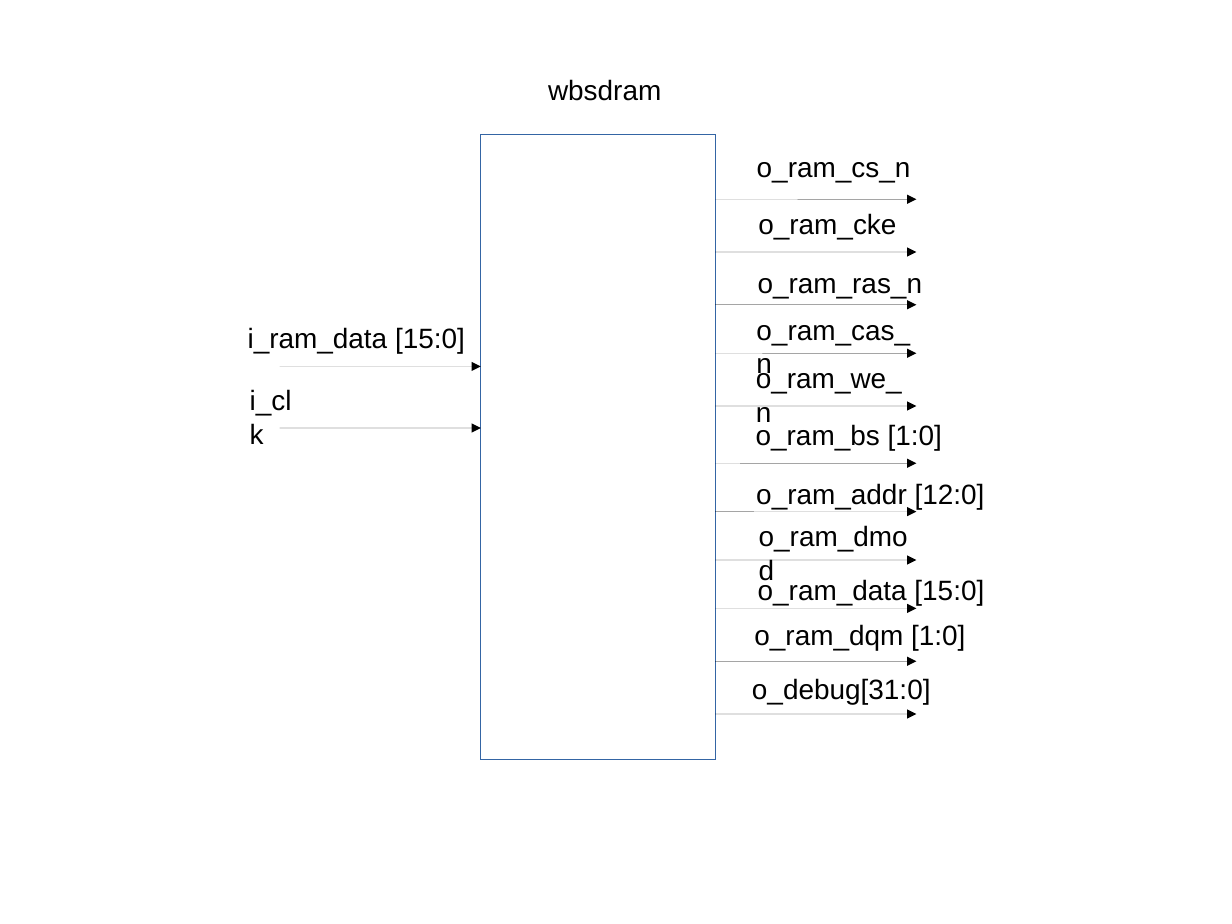
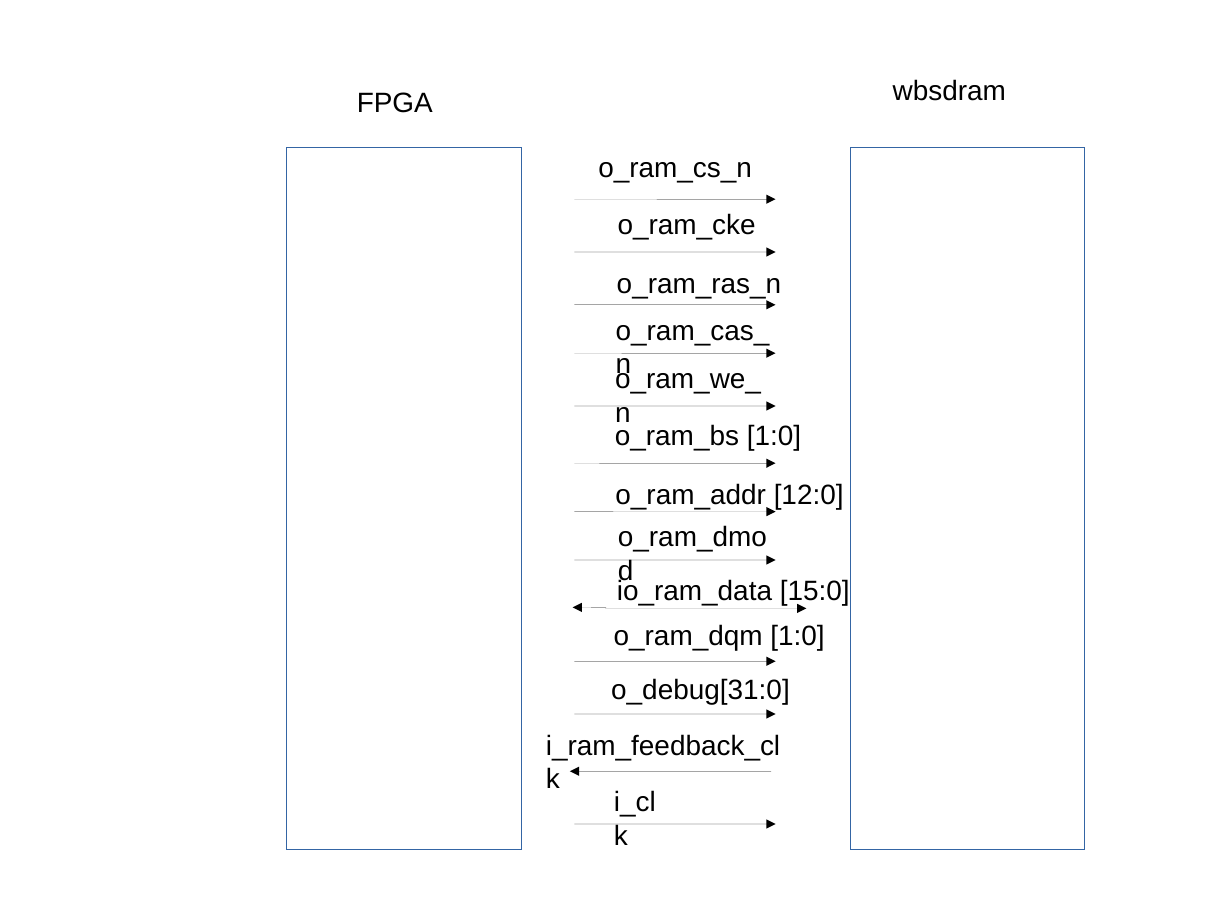
Before and after one commit to develone/learning_hdl, a slide deck: slide 1 of doc/sdram_1.odp. Drawn at 1232x924 pixels with LibreOffice and Linux fonts; fonts in the diff are those of the drawing. Boxes give left, top, right and bottom in pixels: in the first picture for what was removed or moved away, otherwise in the second. Text is boxed around its words. In the diff, an @@ line names an element or a change of style, - is before the commit and + after.

```diff
--- a/doc/sdram_1.odp
+++ b/doc/sdram_1.odp
@@ text "wbsdram": place and size @@
-text "wbsdram" at box(548, 79, 661, 101)
+text "wbsdram" at box(893, 79, 1006, 101)
@@ text added at box(357, 92, 433, 113), 18 pt, text #000000 @@
+FPGA
@@ rectangle: place and size @@
-rectangle at box(481, 134, 715, 760)
+rectangle at box(287, 148, 522, 850)
@@ text "o_ram_cs_n": place and size @@
-text "o_ram_cs_n" at box(757, 162, 911, 182)
+text "o_ram_cs_n" at box(598, 162, 752, 182)
@@ rectangle added at box(851, 148, 1086, 850), fill #FFFFFF, outline #3465A4 0 pt @@
@@ text removed at box(248, 327, 465, 354) @@
-i_ram_data [15:0]
@@ text at box(617, 578, 850, 605): text changed @@
-o_ram_data [15:0]
+io_ram_data [15:0]
@@ arrow added from (606, 607) to (572, 607), #000000 0 pt @@
@@ arrow moved from (715, 608) - (917, 608) to (606, 608) - (807, 608) @@
@@ 10 arrows, 9 texts: place and size @@
-10 arrows, 9 texts at box(715, 199, 985, 714)
+10 arrows, 9 texts at box(575, 199, 844, 714)
@@ text added at box(546, 734, 780, 760), 18 pt, text #000000 @@
+i_ram_feedback_clk
@@ arrow moved from (279, 428) - (481, 428) to (771, 771) - (570, 771) @@
@@ text "i_clk": place and size @@
-text "i_clk" at box(250, 389, 292, 415)
+text "i_clk" at box(614, 790, 656, 817)
@@ arrow moved from (279, 367) - (481, 367) to (575, 824) - (776, 824) @@
```
Also in this commit, not shown: 4 slides added, 2 slides removed, 1 other file.
